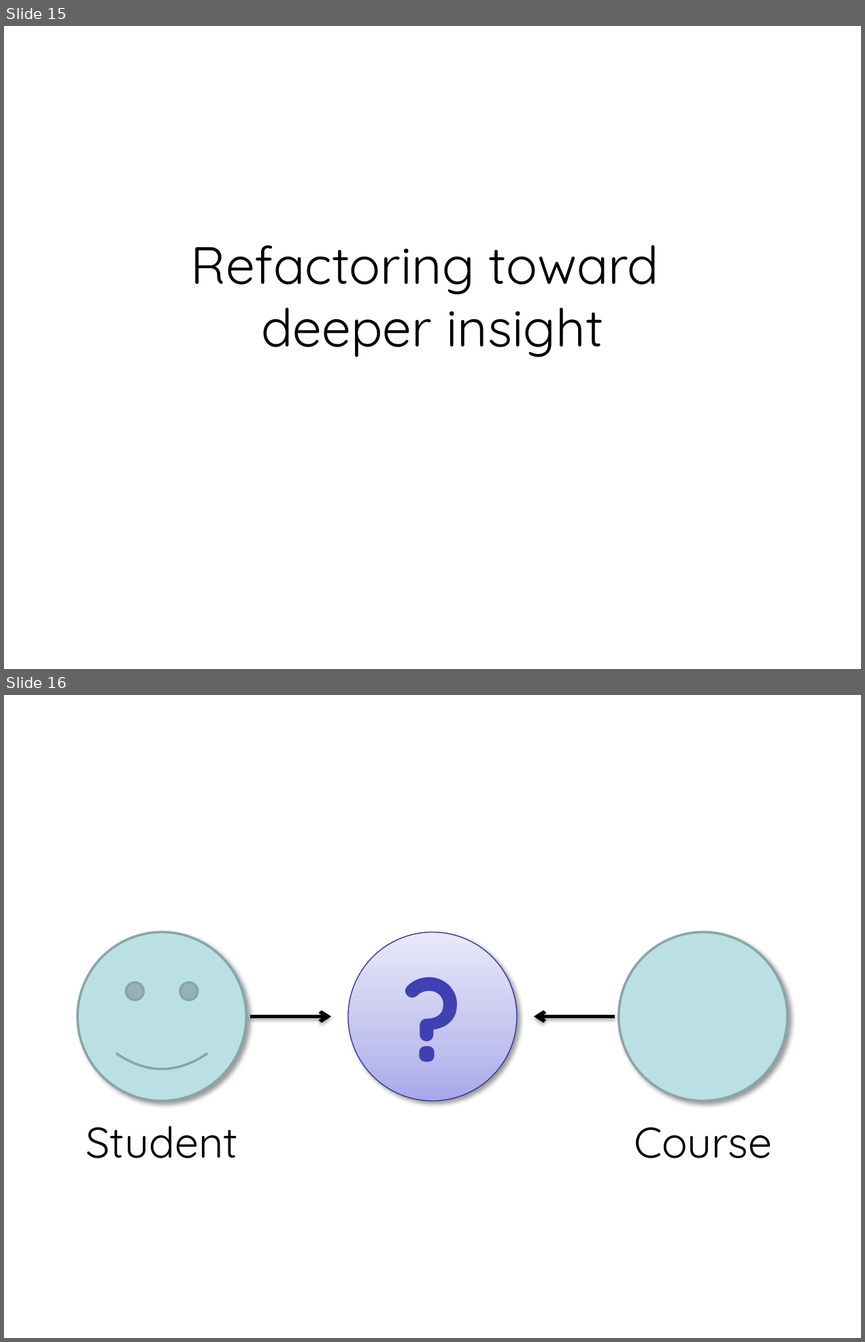
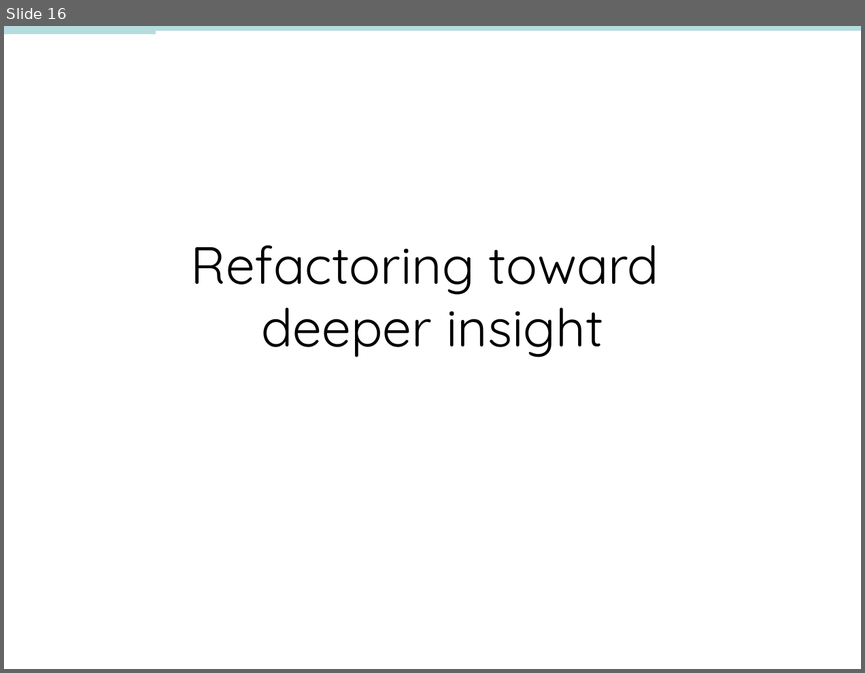
Before and after one commit to nbarnwell/OrderManagementSystem, a slide deck: DDD, CQRS and Event Sourcing.pptx. Shown one above the other, each under a label of ours: slides 15 and 16 before the commit, slide 16 after it. The pictures are 865x1342 and 865x673 pixels, drawn with LibreOffice and Linux fonts; fonts in the diff are those of the drawing. Boxes give left, top, right and bottom in pixels: in the first picture for what was removed or moved away, otherwise in the second. Text is boxed around its words. In the diff, an @@ line names an element or a change of style, - is before the commit and + after.

```diff
--- a/DDD, CQRS and Event Sourcing.pptx
+++ b/DDD, CQRS and Event Sourcing.pptx
@@ slide 16 removed at (x1=4, y1=695, x2=861, y2=1338), background #FFFFFF @@
@@ smiley face removed at (x1=77, y1=932, x2=247, y2=1101) @@
@@ ellipse removed at (x1=349, y1=932, x2=517, y2=1101) @@
-?
@@ ellipse removed at (x1=618, y1=932, x2=787, y2=1101) @@
@@ arrow removed from (250, 1016) to (331, 1016) @@
@@ arrow removed from (615, 1016) to (534, 1016) @@
@@ text removed at (x1=86, y1=1125, x2=238, y2=1158) @@
-Student
@@ text removed at (x1=634, y1=1127, x2=772, y2=1158) @@
-Course
@@ what was slide 15 is now slide 16 @@
@@ slide 16 changed as well @@
@@ line added from (4, 29) to (861, 29), #B6DCDF 4 pt @@
@@ line added from (4, 29) to (156, 29), #B6DCDF 8 pt @@
```
Also in this commit, not shown: 37 other slides changed, 10 slides added, 9 other slides removed, 10 other files.
